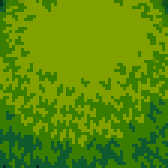
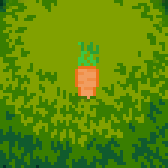
Before/after of a 168x168 layered artwork. What changed in the layer stack:
added layer "Layer 5" above "Layer 5 copy" over left=60, top=42, right=114, bottom=105
hid "Layer 5 copy" over left=60, top=42, right=114, bottom=105
